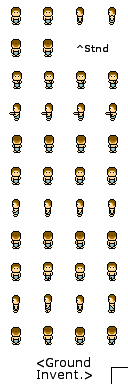
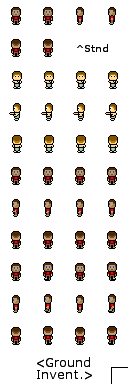
Before/after of a 128 x 384 layered artwork. What changed in the layer stack:
added layer "Layer 1" above "Helsteele" over (12, 8, 117, 344)
